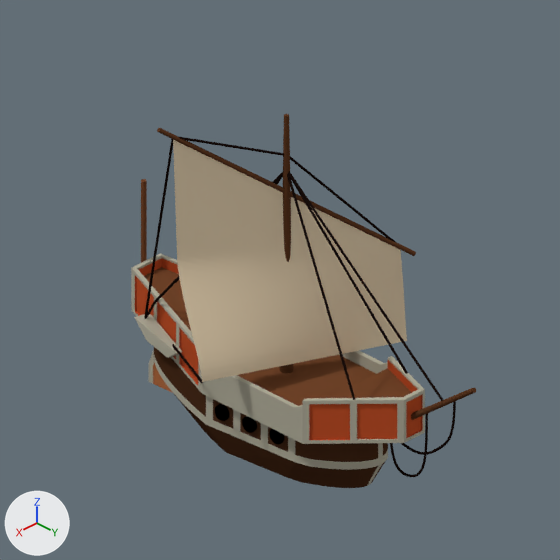
The Blender file src/blender/ships/little-ship/little-ship.blend, before and after one commit.
Before and after are seen from the file's camera 'Kamera'. Lighting does not change. The marker at lower left points along +X, +Y and +Z.

The scene before the commit, as lines of its bpy script (objects in view):
```python
ob_schiff = bpy.data.objects.new('Schiff', me_schiff)
ob_schiff.location = (0.0, 0.0, 0.0)
ob_segel = bpy.data.objects.new('Segel', me_segel)
ob_segel.parent = ob_schiff
ob_segel.location = (-0.000834, 0.0463, 1.342)
ob_seile = bpy.data.objects.new('Seile', cu_seile)
ob_seile.parent = ob_schiff
ob_seile.location = (-0.336, 0.796, 1.251)
```
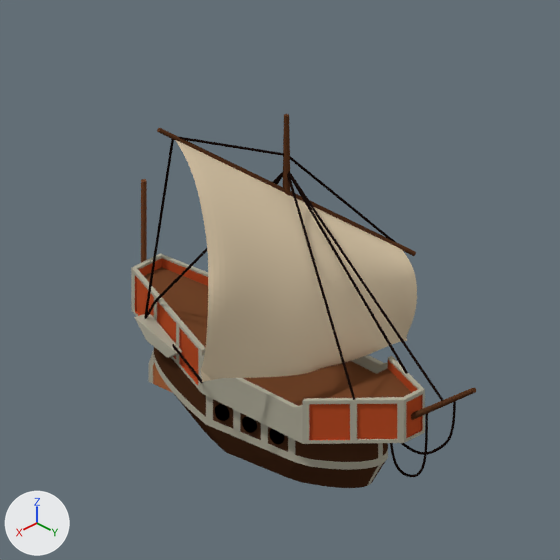
The change, as a list of edits to the scene's bpy script:
```text
Change me_segel:
    used by ob_segel; parent = ob_schiff; location = (-0.000834, 0.0463, 1.342)
    remove me_segel.from_pydata(...)  # 1596 vertices, 1517 faces; spans x -0.576..0.576, y -0.291..0.293, z -0.98..0.421
    add me_segel.from_pydata(...)  # 1596 vertices, 1517 faces; spans x -0.576..0.602, y -0.291..0.42, z -0.98..0.421
    me_segel part 1: 1545 of 1596 vertices moved; they spanned x -0.575..0.573, y -0.289..0.293, z -0.975..0.389 and now span x -0.564..0.602, y -0.262..0.42, z -0.96..0.399; mean shift (0.045, 0.175, 0.05); largest move (0.394, -0.19, -0.307) -> (0.486, 0.124, -0.229)
```

Pixel boxes [x1, y1, x2, y2] of what changed, in the pictures (560 x 560 px; the box of a moved part takes in the faces that stretch with it):
'Segel', reshaped: before [173, 140, 407, 382]; after [175, 140, 417, 382]
part 1 of me_segel, moved or reshaped: before [173, 140, 407, 381]; after [175, 140, 417, 381]
